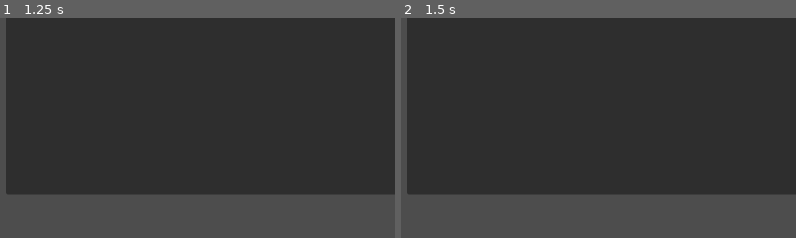
Above: before the commit, frames 1-2 (left to right).
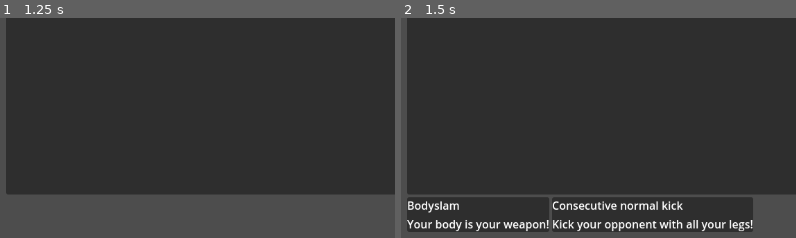
Above: after the commit, the same moments.

Repository: pigslyer/blobmalgam
Game: Godot game, scene res://src/combat/DebugCombat.tscn
Same seed, same stepped clock (60 frames per second), same inputs: the game is played once before the commit and once after it. The project has no main scene, so this scene is started directly.
Inputs:
- Up to frame 1 (1.25 s): click "Reset Amalgams" at 0.5 s
- Up to frame 2 (1.5 s): click "Draw Player Abilities" at 1.25 s
The pictures show only the part of the screen within x 0-50%, y 50-100%; the shares and areas given below are measured in that part.

Frame 1 is identical in both runs. In frame 2, 13% of the frame differs, in the area x 1-90%, y 81-98%.
Error before the commit: Invalid call. Nonexistent function 'get_combat_display_actions' in base 'Nil'. (res://src/combat/debug_combat.gd:12)

Commit message:
made basic combo building!

Diff:
--- a/src/blobmalgam/ability.gd
+++ /dev/null
@@ -1,19 +0,0 @@
-class_name Ability
-extends RefCounted
-
-var _tags: Dictionary = { };
-
-func debug_name() -> String:
-	Utils.not_implemented(self);
-
-	return "";
-
-func upgrade(limb: Limb) -> Ability:
-	Utils.not_implemented(self);
-
-	return self;
-
-func clone() -> Ability:
-	var clone = ClassDB.instantiate(get_class());
-	clone._tags = _tags.duplicate();
-	return clone;
--- a/src/blobmalgam/amalgam.gd
+++ b/src/blobmalgam/amalgam.gd
@@ -4,7 +4,7 @@
 var blobs: Array[Blob] = [];
 
 class CombatActionFrame:
-	var abilities: Array[Ability];
+	var abilities: Array[Dictionary];
 
 func get_combat_display_actions(
 	rng: RandomNumberGenerator,
@@ -14,26 +14,32 @@
 
 	var active_limbs: Array[Limb];
 	for i in base_draw_count:
-		var idx: int = rng.randi() % len(active_limbs);
+		var idx: int = rng.randi() % len(limbs);
 
 		active_limbs.append(limbs[idx]);
 		limbs.remove_at(idx);
 
-
-	var frames: Array[CombatActionFrame] = [CombatActionFrame.new()];
+	var first_frame := CombatActionFrame.new();
+	first_frame.abilities.append(Limb.bodyslam_ability());
+	var frames: Array[CombatActionFrame] = [first_frame];
 	for active_limb in active_limbs:
 		var last_frame: CombatActionFrame = frames[-1];
 		var next_frame := CombatActionFrame.new();
 
+		var active_tags = active_limb.tags();
+
 		var any_upgraded := false;
 		for ability in last_frame.abilities:
-			var upgraded_ability := ability.upgrade(active_limb);
+			var upgraded_ability := Limb.upgrade_ability(ability, active_tags);
 			any_upgraded = any_upgraded || (ability != upgraded_ability);
 
-			next_frame.abilities.append(ability);
+			next_frame.abilities.append(upgraded_ability);
 
-		if !any_upgraded && "Ability" in active_limb.tags():
-			pass
+		if !any_upgraded:
+			var new_ability := Limb.upgrade_ability({}, active_tags);
+
+			if len(new_ability) > 0:
+				next_frame.abilities.append(new_ability);
 
 		frames.append(next_frame);
 
--- a/src/blobmalgam/limb.gd
+++ b/src/blobmalgam/limb.gd
@@ -1,5 +1,20 @@
 class_name Limb;
 extends RefCounted
+
+const NAME = "display_name";
+const DESC = "desc";
+
+const ARM = "arm";
+const LEG = "leg";
+const EYES = "eyes";
+const WINGS = "wings";
+const TAIL = "tail";
+
+const NORMAL = "normal";
+const PIXEL = "pixel";
+
+const BODYSLAM = "bodyslam_ability";
+
 
 func tags() -> Dictionary:
 	Utils.not_implemented(self);
@@ -9,3 +24,89 @@
 	Utils.not_implemented(self);
 
 	return "<none>";
+
+static func bodyslam_ability() -> Dictionary:
+	return {
+		NAME : "Bodyslam",
+		DESC : "Your body is your weapon!",
+		BODYSLAM : 1,
+	}
+
+static func upgrade_ability(previous: Dictionary, new_tags: Dictionary) -> Dictionary:
+	var merge_result: MergeResult = _merge_tags(previous, new_tags);
+
+	if len(previous) > 0 && !merge_result.anything_upgraded:
+		return previous;
+
+	var merged := merge_result.merged;
+
+	var newly_reached = func(key, value):
+		var is_enough_now: bool = merged.get(key, 0) >= value;
+
+		if !is_enough_now:
+			return false;
+
+		var was_enough_before = previous.get(key, 0) >= value;
+
+		if was_enough_before:
+			return;
+
+		return true;
+
+	var ability = func(ability_def: Dictionary) -> Dictionary:
+		ability_def.merge(merged);
+
+		return ability_def;
+
+
+	if BODYSLAM in merged:
+		if newly_reached.call(WINGS, 1):
+			return ability.call({
+				NAME : "Flying Bodyslam",
+				DESC : "BECOME BULLET.",
+			});
+
+		return previous;
+
+	if newly_reached.call(LEG, 3):
+		return ability.call({
+			NAME : "Consecutive normal kick",
+			DESC : "Kick your opponent with all your legs!",
+		});
+
+	if newly_reached.call(LEG, 1):
+		return ability.call({
+			NAME : "Kick",
+			DESC : "Kick your opponent!",
+		});
+
+	return merged;
+
+
+class MergeResult:
+	var merged: Dictionary;
+	var anything_upgraded: bool;
+static func _merge_tags(previous: Dictionary, new_tags: Dictionary) -> MergeResult:
+	var merged_tags := previous.duplicate();
+
+	var any_upgraded := false;
+	for tag in new_tags:
+		var has_added_tag := false;
+
+		if tag in merged_tags:
+			var val = new_tags[tag];
+
+			if val is int || val is float:
+				merged_tags[tag] += val;
+
+				any_upgraded = true;
+				has_added_tag = true;
+
+		if !has_added_tag:
+			merged_tags[tag] = new_tags[tag];
+
+	var result := MergeResult.new();
+	result.merged = merged_tags;
+	result.anything_upgraded = any_upgraded;
+
+	return result;
--- a/src/blobmalgam/limbs/normal_leg.gd
+++ b/src/blobmalgam/limbs/normal_leg.gd
@@ -6,8 +6,6 @@
 
 func tags() -> Dictionary:
 	return {
-		"Normal": 1,
-		"Leg": 1,
-
-		"Ability": null #?
+		NORMAL : 1,
+		LEG : 1,
 	}
--- a/src/combat/debug_amalgam_view.gd
+++ b/src/combat/debug_amalgam_view.gd
@@ -20,3 +20,22 @@
 			limb_item.set_text(0, limb.limb.debug_name());
 
 		idx += 1;
+
+func display_actions(actions: Array[Amalgam.CombatActionFrame]):
+	for child in _ability_list.get_children():
+		child.queue_free();
+
+	var last_frame: Amalgam.CombatActionFrame  = actions[-1];
+	for ability in last_frame.abilities:
+		var panel = PanelContainer.new();
+		var vbox = VBoxContainer.new();
+		var display_name = Label.new();
+		var desc = Label.new();
+
+		display_name.text = ability.get(Limb.NAME, "<missing name>");
+		desc.text = ability.get(Limb.DESC, "<missing description>");
+
+		vbox.add_child(display_name);
+		vbox.add_child(desc);
+		panel.add_child(vbox);
+		_ability_list.add_child(panel);
--- a/src/combat/debug_combat.gd
+++ b/src/combat/debug_combat.gd
@@ -11,10 +11,10 @@
 	var rng := RandomNumberGenerator.new();
 	var actions = player_amalgam.get_combat_display_actions(rng, 5);
 
-	#player_view.display_actions(actions);
+	player_view.display_actions(actions);
 
 func reset_amalgams():
-	var player_amalgam := Amalgam.new();
+	player_amalgam = Amalgam.new();
 
 	var blob1 := Blob.new();
 	blob1.add_limb(NormalLeg.new());
